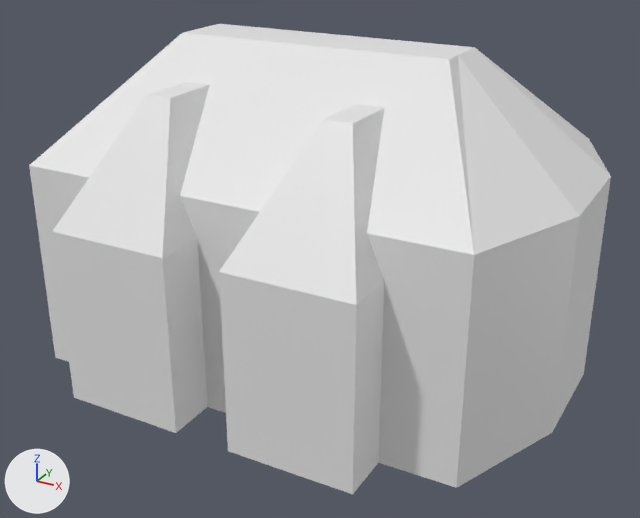
The Blender file Assets/Blends/houseFrench.blend: old version first, new version second.
Rendered twice from a 50 mm camera at (8.57, -15.67, 9.75) aimed at (0.21, -0.48, 2.15). The lights are fixed; the arrows at lower left show +X, +Y and +Z. The same objects are shown in both versions, whatever each file hides.
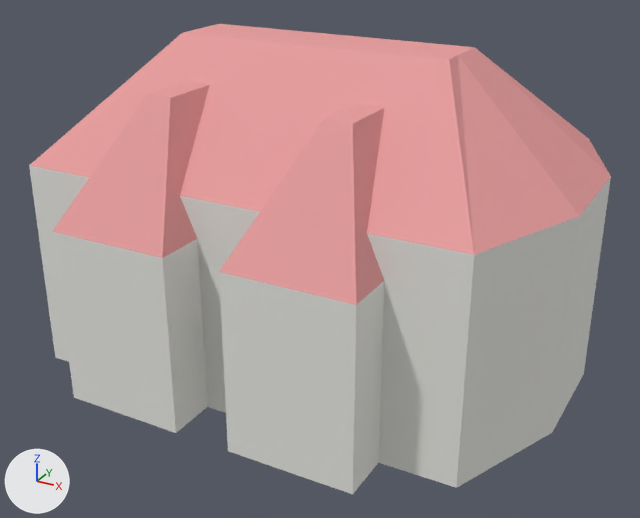
Location of each change, [x1, y1, x2, y2] in pixels of the pictures (640 x 518 px):
part 1 of me_cube_005, recoloured
    both: [29, 166, 611, 494]
part 2 of me_cube_005, recoloured (white to pink)
    both: [29, 24, 611, 305]

The edits, one by one:
me_cube_005 has 72 vertices, 62 faces and spans x -2.23..2.23, y -1.28..1.28, z 0.0..1.7.
me_cube_005 is used by ob_cube_005; location (0.0, 0.0, 0.0); scale (2.53, 3.65, 3.92).
me_cube_005 part 1: 35 of the faces centred in x -2.23..2.23, y -1.28..1.28, z 0.0..1.22 switch from no material to mat_housebase (white #e7e7e2).
me_cube_005 part 2: 27 of the faces centred in x -1.69..1.69, y -1.03..1.03, z 1.22..1.7 switch from no material to mat_housetop (pink #e7a0a0).
